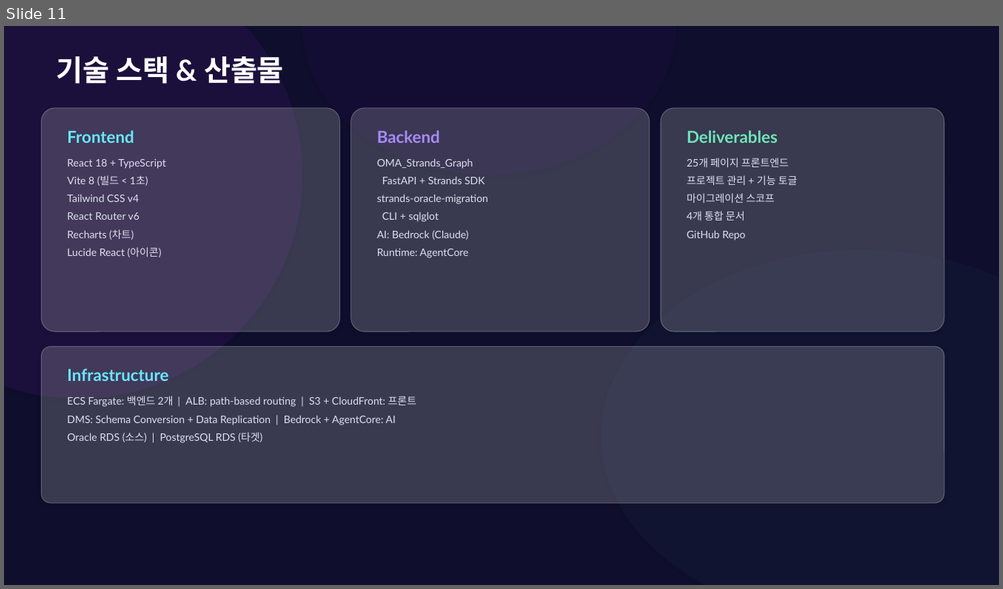
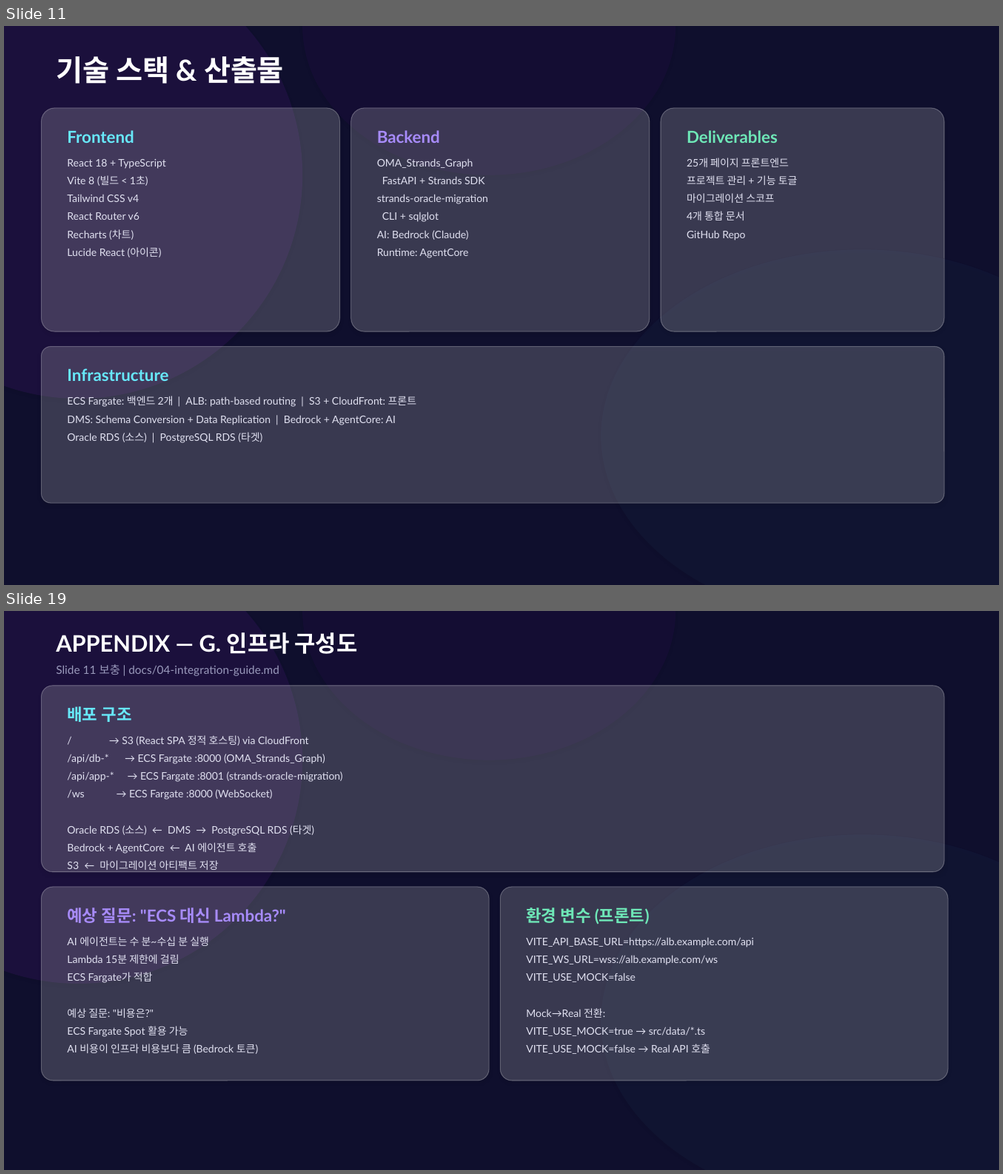
Before and after one commit to netsgo0319/oma-front, a slide deck: pptx/OMA_WebUI_v2_Glassmorphism.pptx. Shown one above the other, each under a label of ours: slide 11 before the commit, slides 11 and 19 after it; the slides between them are not shown. The pictures are 1003x589 and 1003x1174 pixels, drawn with LibreOffice and Linux fonts; fonts in the diff are those of the drawing. Boxes give left, top, right and bottom in pixels: in the first picture for what was removed or moved away, otherwise in the second. Text is boxed around its words. In the diff, an @@ line names an element or a change of style, - is before the commit and + after.

```diff
--- a/pptx/OMA_WebUI_v2_Glassmorphism.pptx
+++ b/pptx/OMA_WebUI_v2_Glassmorphism.pptx
@@ slide 19 added at (4, 611, 999, 1170), background #0F0F2D @@
@@ ellipse added at (4, 611, 302, 984), fill #6B21A8 at 15% opacity @@
@@ text added at (56, 632, 358, 654), 22 pt, text #FFFFFF, bold @@
+APPENDIX — G. 인프라 구성도
@@ ellipse added at (302, 611, 675, 760), fill #3B096B at 15% opacity @@
@@ text added at (56, 664, 279, 676), 11 pt, text #9999BB @@
+Slide 11 보충 | docs/04-integration-guide.md
@@ rounded rectangle added at (41, 686, 944, 872), fill #FFFFFF at 18% opacity, outline #FFFFFF 0.75 pt @@
@@ text added at (67, 706, 132, 722), 16 pt, text #67E8F9, bold @@
+배포 구조
@@ text added at (122, 735, 309, 746), 10 pt, text #E0E0F0 @@
+/ → S3 (React SPA 정적 호스팅) via CloudFront
@@ text added at (67, 754, 325, 764), 10 pt, text #E0E0F0 @@
+/api/db-* → ECS Fargate :8000 (OMA_Strands_Graph)
@@ text added at (67, 772, 343, 782), 10 pt, text #E0E0F0 @@
+/api/app-* → ECS Fargate :8001 (strands-oracle-migration)
@@ text added at (67, 789, 272, 800), 10 pt, text #E0E0F0 @@
+/ws → ECS Fargate :8000 (WebSocket)
@@ text added at (67, 825, 314, 836), 10 pt, text #E0E0F0 @@
+Oracle RDS (소스) ← DMS → PostgreSQL RDS (타겟)
@@ text added at (67, 843, 257, 854), 10 pt, text #E0E0F0 @@
+Bedrock + AgentCore ← AI 에이전트 호출
@@ ellipse added at (601, 834, 999, 1170), fill #1E3A5F at 15% opacity @@
@@ text added at (67, 860, 219, 872), 10 pt, text #E0E0F0 @@
+S3 ← 마이그레이션 아티팩트 저장
@@ rounded rectangle added at (41, 887, 489, 1081), fill #FFFFFF at 18% opacity, outline #FFFFFF 0.75 pt @@
@@ rounded rectangle added at (500, 887, 948, 1081), fill #FFFFFF at 18% opacity, outline #FFFFFF 0.75 pt @@
@@ text added at (67, 908, 286, 923), 16 pt, text #A78BFA, bold @@
+예상 질문: "ECS 대신 Lambda?"
@@ text added at (526, 908, 649, 925), 16 pt, text #6EE7B7, bold @@
+환경 변수 (프론트)
@@ text added at (67, 937, 209, 946), 10 pt, text #E0E0F0 @@
+AI 에이전트는 수 분~수십 분 실행
@@ text added at (526, 937, 754, 948), 10 pt, text #E0E0F0 @@
+VITE_API_BASE_URL=https://alb.example.com/api
@@ text added at (67, 954, 179, 964), 10 pt, text #E0E0F0 @@
+Lambda 15분 제한에 걸림
@@ text added at (526, 955, 717, 965), 10 pt, text #E0E0F0 @@
+VITE_WS_URL=wss://alb.example.com/ws
@@ text added at (67, 972, 153, 983), 10 pt, text #E0E0F0 @@
+ECS Fargate가 적합
@@ text added at (526, 973, 635, 982), 10 pt, text #E0E0F0 @@
+VITE_USE_MOCK=false
@@ text added at (67, 1008, 153, 1018), 10 pt, text #E0E0F0 @@
+예상 질문: "비용은?"
@@ text added at (526, 1008, 605, 1018), 10 pt, text #E0E0F0 @@
+Mock→Real 전환:
@@ text added at (67, 1026, 188, 1037), 10 pt, text #E0E0F0 @@
+ECS Fargate Spot 활용 가능
@@ text added at (526, 1027, 705, 1037), 10 pt, text #E0E0F0 @@
+VITE_USE_MOCK=true → src/data/*.ts
@@ text added at (67, 1044, 258, 1054), 10 pt, text #E0E0F0 @@
+AI 비용이 인프라 비용보다 큼 (Bedrock 토큰)
@@ text added at (526, 1044, 710, 1054), 10 pt, text #E0E0F0 @@
+VITE_USE_MOCK=false → Real API 호출
```
Also in this commit, not shown: 3 slides changed, 6 other slides added, 1 other file.
